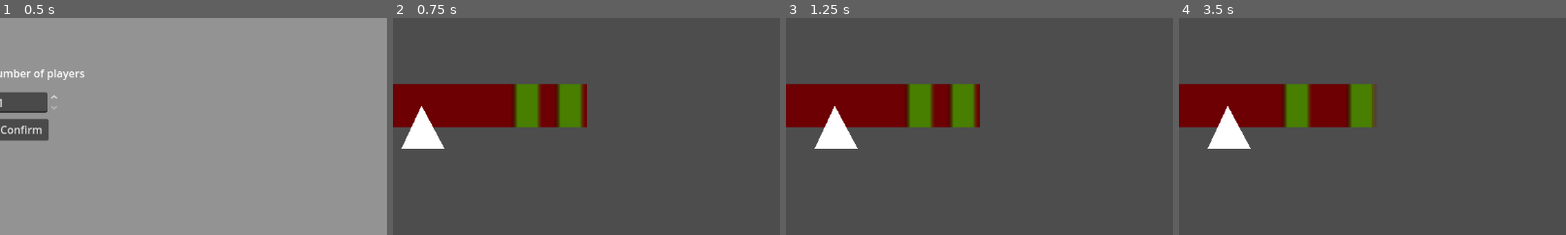
Above: before the commit, frames 1-4 (left to right).
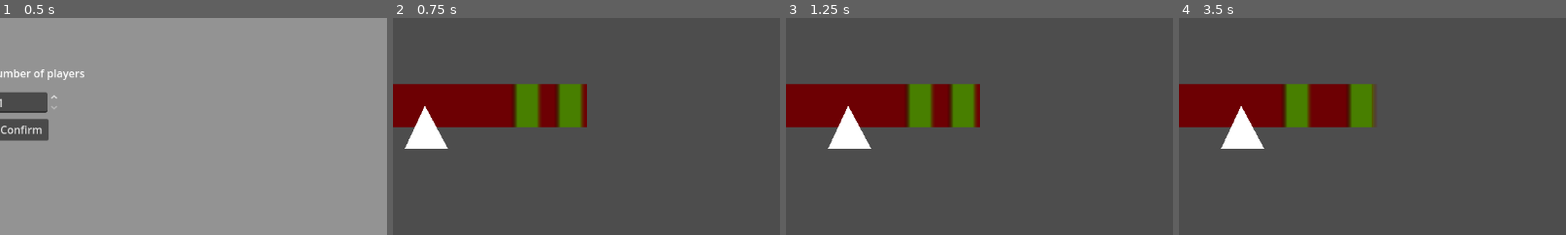
Above: after the commit, the same moments.

Repository: V3AI-Seven/English-Game
Game: Godot game, scene res://mainMenu.tscn
Two runs of this game, one before a commit and one after it. Both use one fixed random seed, a clock stepped at 60 frames per second and the inputs below.
Inputs:
- Up to frame 1 (0.5 s): no input
- Up to frame 2 (0.75 s): click "Confirm" at 0.5 s
- Up to frame 3 (1.25 s): no input
- Up to frame 4 (3.5 s): hold Space 1.28-2 s; click "New Game" at 2 s; click "Confirm" at 2.75 s
The pictures show only the part of the screen within x 47-97%, y 30-80%; the shares and areas given below are measured in that part.

Frame 1 is identical in both runs. In frame 2, 0.4% of the frame differs, in the area x 2-15%, y 40-61%; in frame 3, 1.2%, in the area x 7-23%, y 40-61%; in frame 4, 1.2%.

Commit message:
Speed modifications
starting speed now a constant
starting speed now 1.5

Diff:
--- a/pickPocketSelector.gd
+++ b/pickPocketSelector.gd
@@ -5,16 +5,17 @@
 signal failSig
 signal resetSig
 
+const graceRange = 30
+const speedIncrease = 0.75
+const startSpeed = 1.5
 var players = 1
 var score = 0
 var currentPlayer = 1
 var left = true
-var speed = 1
+var speed = startSpeed
 var successPos = []
 var move = true
 var running = true
-const graceRange = 30
-const speedIncrease = 0.75
 
 
 # Called when the node enters the scene tree for the first time.
@@ -69,7 +70,7 @@
 				running = false
 		else:
 			resetSig.emit()
-			speed = 1
+			speed = startSpeed
 			score = 0
 			speedChange.emit(0)
 
@@ -82,7 +83,5 @@
 func successPositionRecieved(_index: int, successPosition: int) -> void:
 	successPos.append(successPosition)
 
-
-
 func reset() -> void:
 	Score.scores.append(0)
